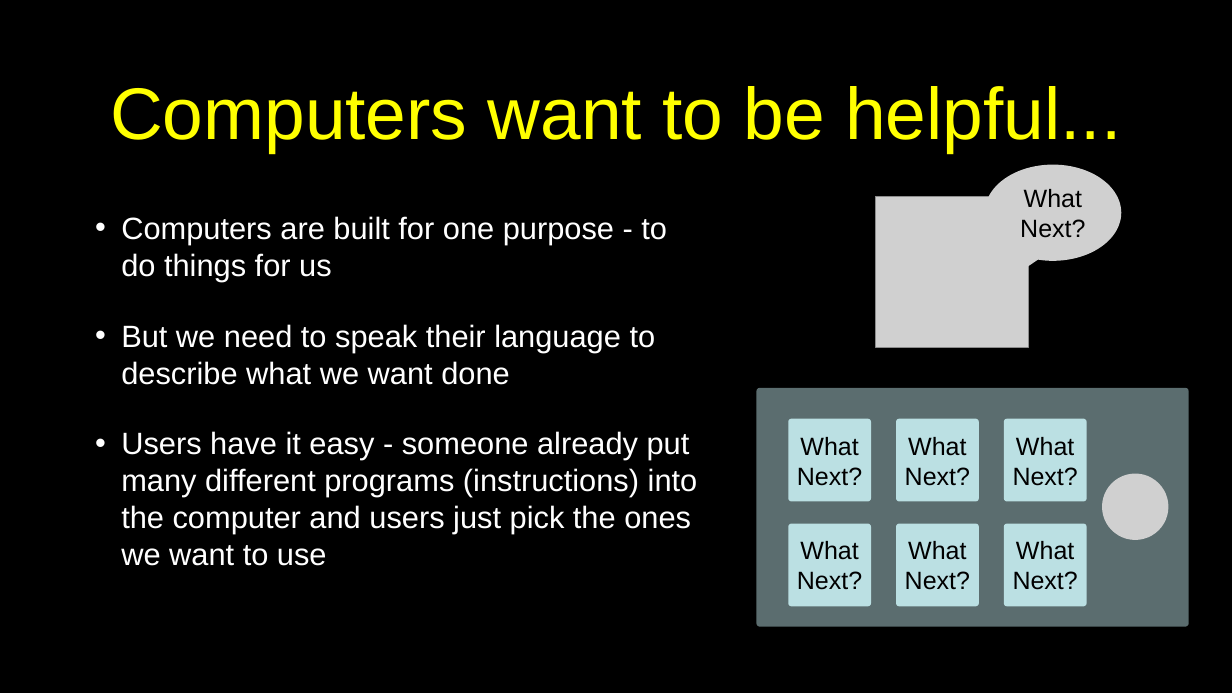
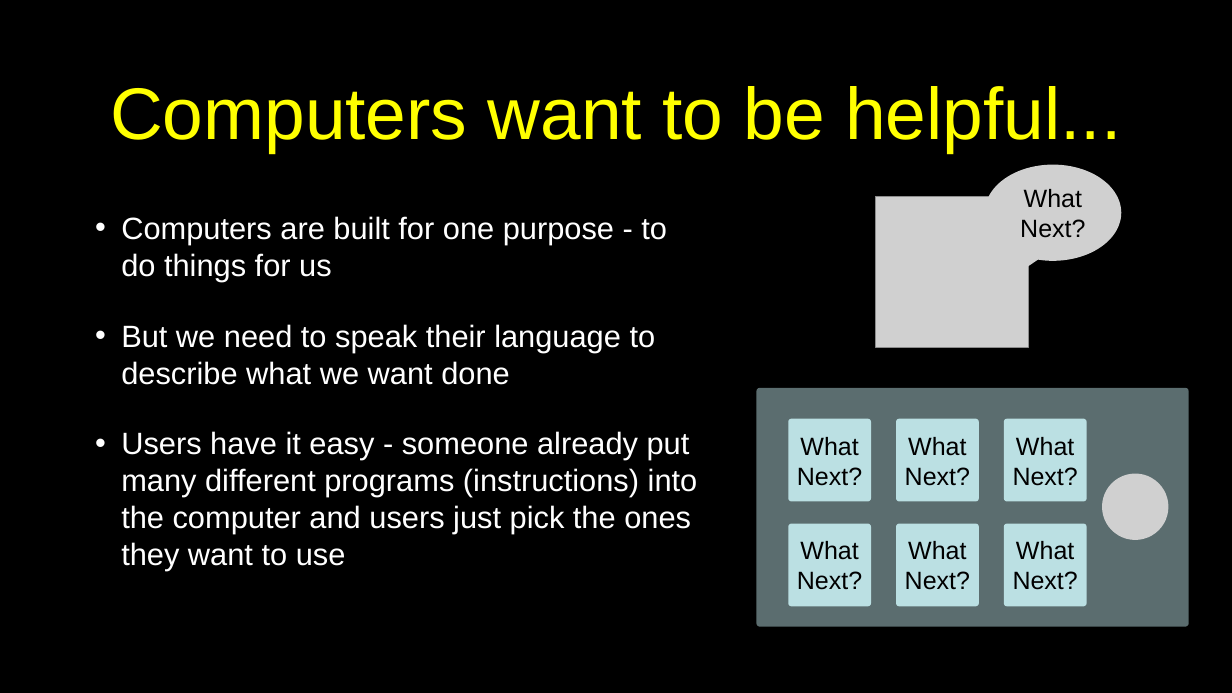
Before and after one commit to csev/py4e, a slide deck: slide 2 of lectures3/Pythonlearn-01-Intro.pptx. Drawn at 1232x693 pixels with LibreOffice and Linux fonts; fonts in the diff are those of the drawing; grey boxes stand for pictures. Boxes give left, top, right and bottom in pixels: in the first picture for what was removed or moved away, otherwise in the second. Text is boxed around its words. In the diff, an @@ line names an element or a change of style, - is before the commit and + after.

```diff
--- a/lectures3/Pythonlearn-01-Intro.pptx
+++ b/lectures3/Pythonlearn-01-Intro.pptx
@@ text at (121,431,698,571): text changed @@
-• Users have it easy - someone already put many different programs (instructions) into the computer and users just pick the ones we want to use
+• Users have it easy - someone already put many different programs (instructions) into the computer and users just pick the ones they want to use
```
Also in this commit, not shown: 21 other slides changed, 4 other files.
